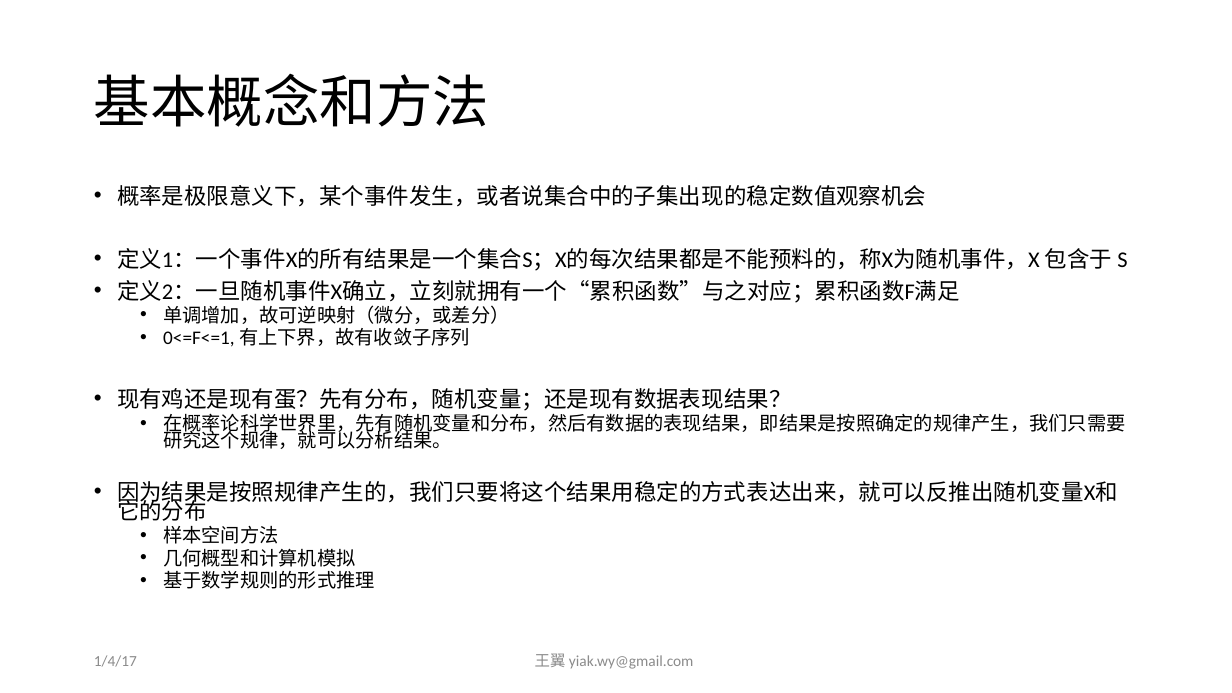
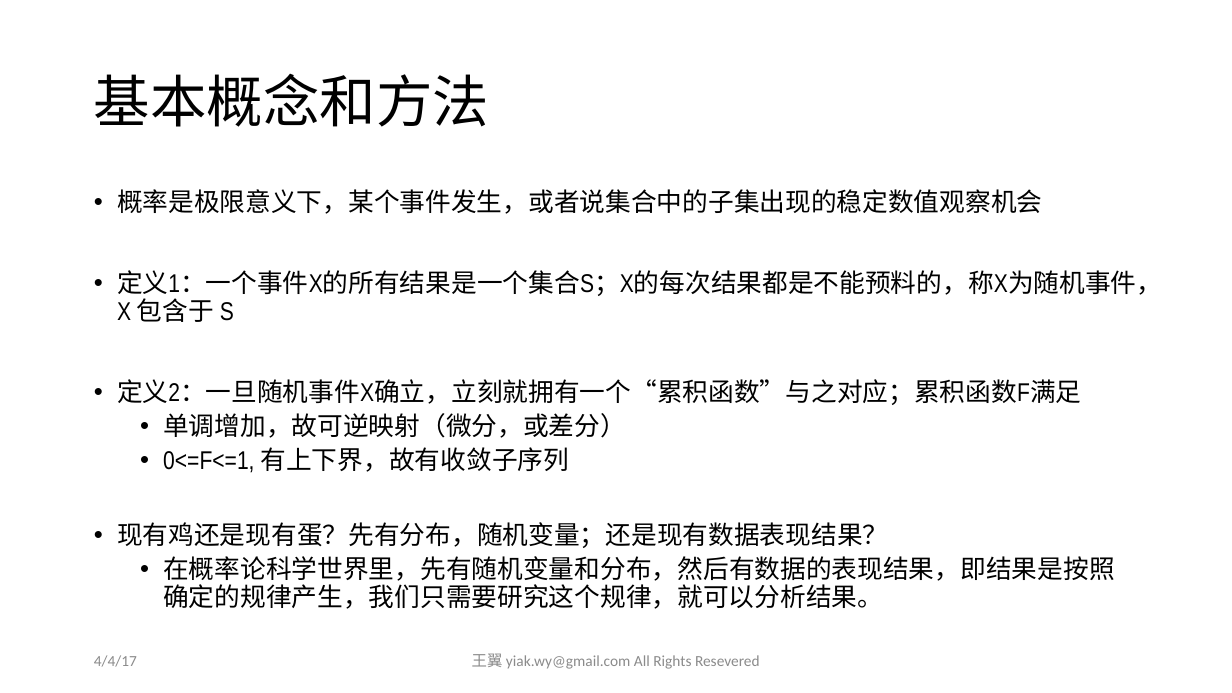
Before and after one commit to yiakwy/yiakwy.github.io, a slide deck: slide 18 of Computing Random Variables/Computing Random Variables.pptx (slide 10 before the commit). Drawn at 1232x693 pixels with LibreOffice and Linux fonts; fonts in the diff are those of the drawing. Boxes give left, top, right and bottom in pixels: in the first picture for what was removed or moved away, otherwise in the second. Text is boxed around its words. In the diff, an @@ line names an element or a change of style, - is before the commit and + after.

```diff
--- a/Computing Random Variables/Computing Random Variables.pptx
+++ b/Computing Random Variables/Computing Random Variables.pptx
@@ text "概率是极限意义下，某个事件发生，或者说集合中的子集出现的稳定数值观察机会" at bbox=[117, 189, 1162, 609]: size 17.5 to 20 pt in "概率是极限意义下，某个事件发生，或者说集合中的子集出现的稳定数值观察机会", "定义1：一个事件X的所有结果是一个集合S；X的每次结果都是不能预料的，称X为随机事件，X 包含于 S", "定义2：一旦随机事件X确立，立刻就拥有一个“累积函数”与之对应；累积函数F满足", "现有鸡还是现有蛋？先有分布，随机变量；还是现有数据表现结果？"; font Calibri to Arial Narrow; size 15 to 20 pt in "单调增加，故可逆映射（微分，或差分）", "0<=F<=1, 有上下界，故有收敛子序列", "在概率论科学世界里，先有随机变量和分布，然后有数据的表现结果，即结果是按照确定的规律产生，我们只需要研究这个规律，就可以 ..."; line spacing 0.7 to 0.9 @@
@@ text at bbox=[117, 481, 1118, 589]: paragraphs removed @@
-• 因为结果是按照规律产生的，我们只要将这个结果用稳定的方式表达出来，就可以反推出随机变量X和它的分布
-  • 样本空间方法
-  • 几何概型和计算机模拟
-  • 基于数学规则的形式推理
@@ text at bbox=[94, 655, 137, 667]: text changed @@
-1/4/17
+4/4/17
@@ text at bbox=[472, 653, 760, 669]: text changed @@
-王翼 yiak.wy@gmail.com
+王翼 yiak.wy@gmail.com All Rights Resevered
```
Also in this commit, not shown: 20 other slides changed, 14 slides added, 3 other files.
